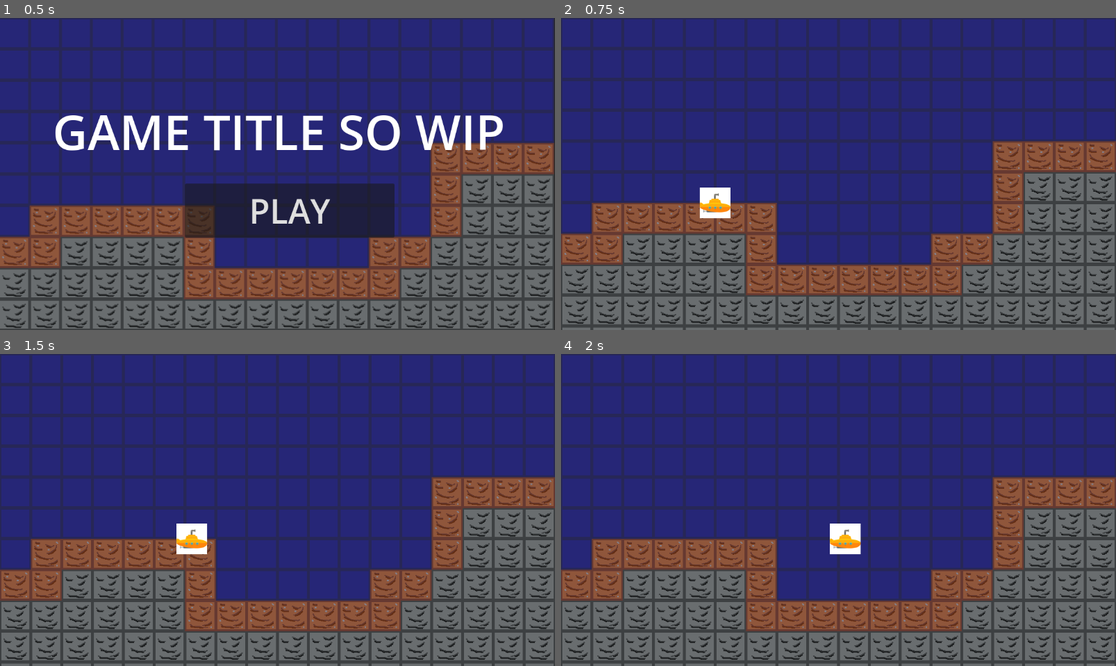
Above: before the commit, frames 1-4 (two rows, left to right).
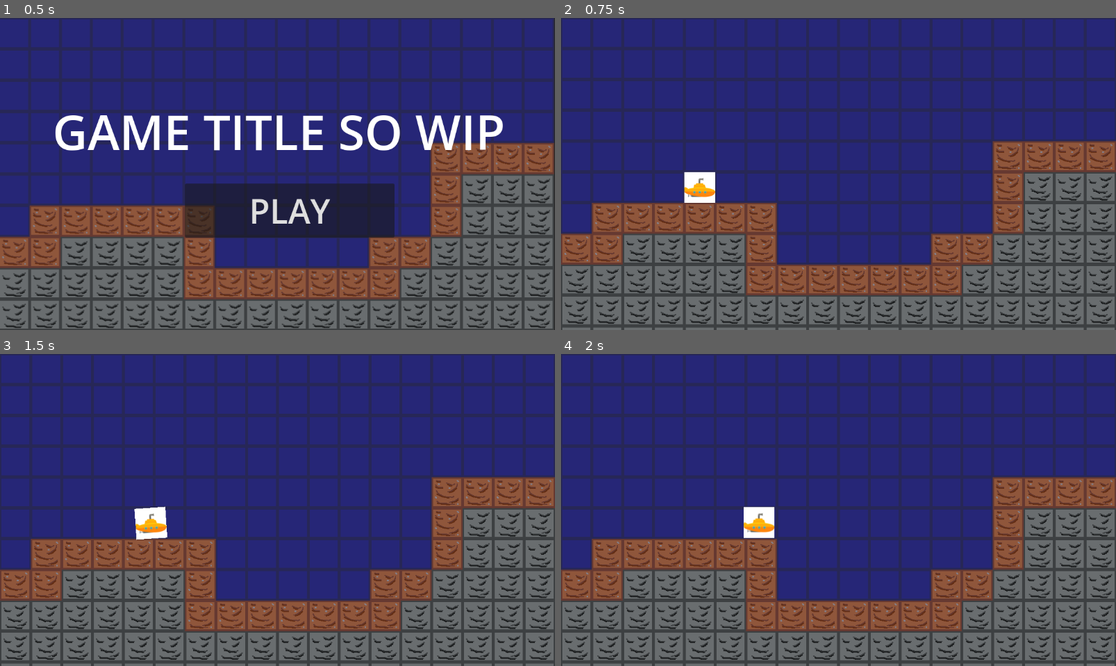
Above: after the commit, the same moments.

Repository: bustedninjastudios/downunder
Game: Godot game, scene res://scenes/MainMenu.tscn
The game is run twice, just before and just after one commit, with the same random seed, the same clock (stepped at 60 frames per second) and the same inputs.
Inputs (mouse positions are in pixels of both pictures, inside the frame that each line leads up to):
- Up to frame 1 (0.5 s): no input
- Up to frame 2 (0.75 s): click "PLAY" at 0.5 s
- Up to frame 3 (1.5 s): tap Enter at 1.25 s; move the mouse to (399, 494) at 1.27 s; hold D (move_right) from 1.28 s (still down); click (399, 494) at 1.42 s
- Up to frame 4 (2 s): keep holding D (move_right)

Frame 1 is identical in both runs. In frame 2, 0.9% of the frame differs, in the area x 22-31%, y 49-65%; in frame 3, 1.1%; in frame 4, 1.1%, in the area x 32-55%, y 48-65%.

Commit message:
Improve player handling

Diff:
--- a/scripts/player.gd
+++ b/scripts/player.gd
@@ -1,39 +1,44 @@
 extends CharacterBody2D
 
-@export var tile_size: Vector2 = Vector2(64, 64)
-@export var move_duration: float = 0.15
+@export var move_speed: float = 200.0
+@export var acceleration: float = 10.0
 
-var is_moving: bool = false
-var target_position: Vector2
-var tween: Tween
+var target_velocity: Vector2 = Vector2.ZERO
+var click_target: Vector2 = Vector2.ZERO
+var is_moving_to_click: bool = false
+var is_holding: bool = false
 
-func _ready() -> void:
-	position = position.snapped(Vector2(tile_size))
-	target_position = position
+func _physics_process(delta: float) -> void:
+	if Input.is_mouse_button_pressed(MOUSE_BUTTON_LEFT):
+		click_target = get_global_mouse_position()
+		is_moving_to_click = true
 
-func _process(_delta: float) -> void:
-	if is_moving:
-		return
+	is_holding = Input.is_mouse_button_pressed(MOUSE_BUTTON_LEFT)
 
-	var input_dir := Input.get_vector("move_left", "move_right", "move_up", "move_down")
+	var direction := Vector2.ZERO
 
-	if input_dir.length() > 0:
-		var move_direction := Vector2i.ZERO
+	if is_holding:
+		var to_mouse := get_global_mouse_position() - global_position
+		if to_mouse.length() > 8:
+			direction = to_mouse.normalized()
+			is_moving_to_click = false
+	elif is_moving_to_click:
+		var to_target := click_target - global_position
+		if to_target.length() > 8:
+			direction = to_target.normalized()
+		else:
+			is_moving_to_click = false
 
-		if abs(input_dir.x) > abs(input_dir.y):
-			move_direction.x = sign(input_dir.x)
-		else:
-			move_direction.y = sign(input_dir.y)
+	if direction == Vector2.ZERO:
+		var input_dir := Input.get_vector("move_left", "move_right", "move_up", "move_down")
+		if input_dir.length() > 0:
+			is_moving_to_click = false
+			direction = input_dir
 
-		start_move(move_direction)
+	target_velocity = direction * move_speed
+	velocity = velocity.lerp(target_velocity, acceleration * delta)
 
-func start_move(direction: Vector2i) -> void:
-	target_position = position + Vector2(direction) * tile_size
-	is_moving = true
+	if velocity.length() > 1:
+		rotation = velocity.angle()
 
-	tween = create_tween()
-	tween.tween_property(self, "position", target_position, move_duration)
-	tween.tween_callback(_on_move_complete)
-
-func _on_move_complete() -> void:
-	is_moving = false
+	move_and_slide()
